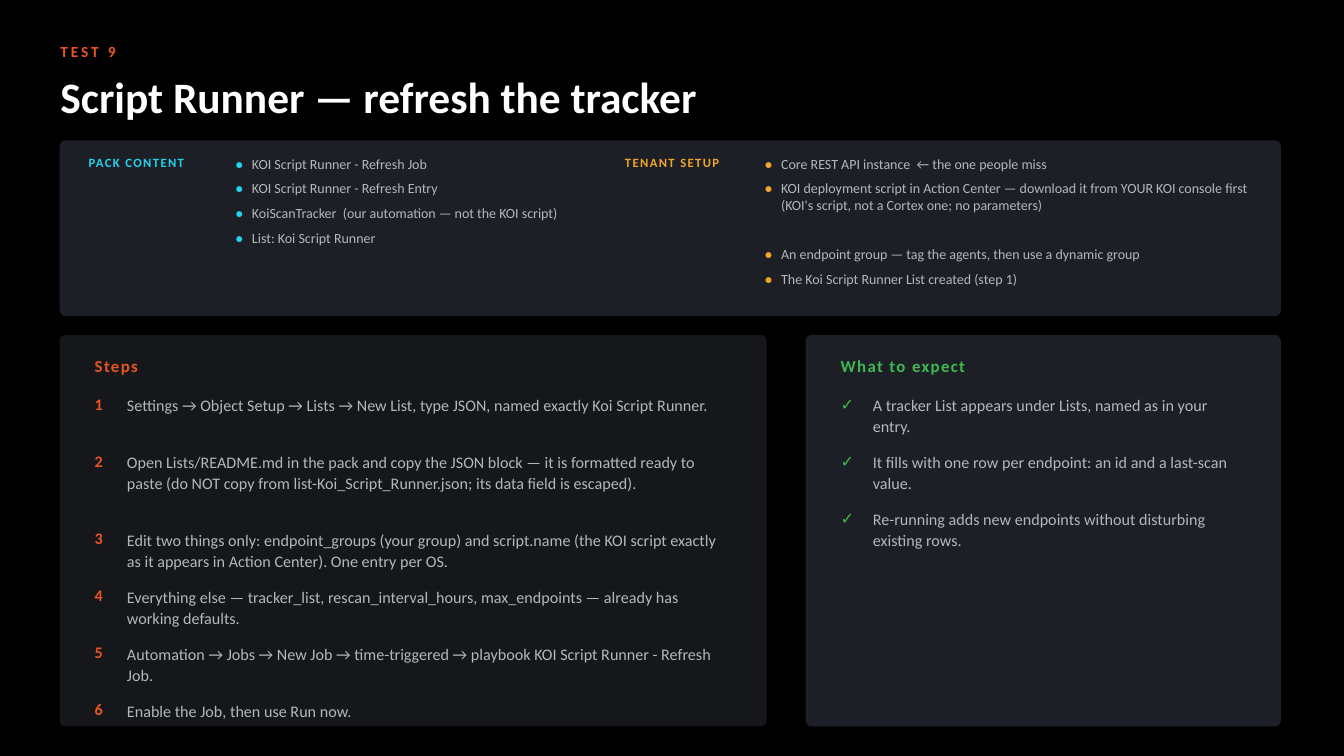
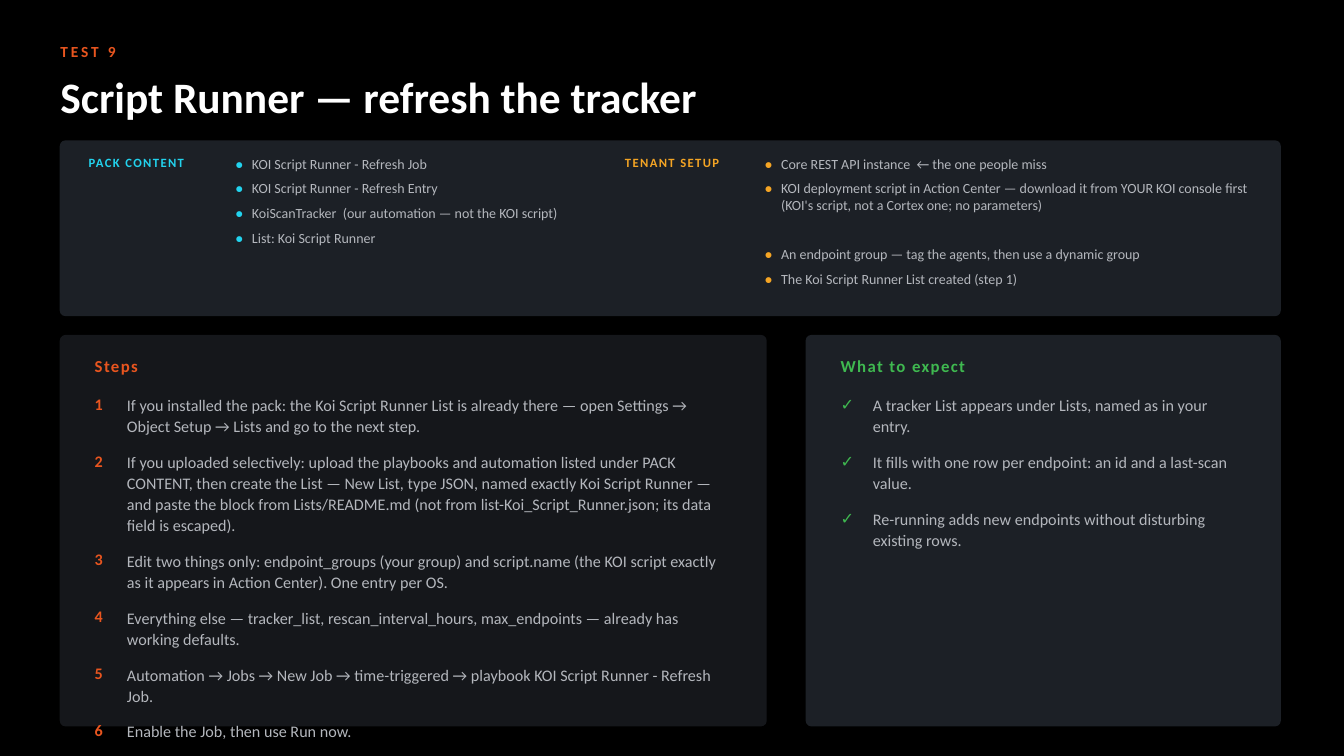
Before and after one commit to ayman-m/koi-xsiam-pack, a slide deck: slide 15 of docs/KOI_Content_Pack_Test_Guide.pptx. Drawn at 1344x756 pixels with LibreOffice and Linux fonts; fonts in the diff are those of the drawing. Boxes give left, top, right and bottom in pixels: in the first picture for what was removed or moved away, otherwise in the second. Text is boxed around its words. In the diff, an @@ line names an element or a change of style, - is before the commit and + after.

```diff
--- a/docs/KOI_Content_Pack_Test_Guide.pptx
+++ b/docs/KOI_Content_Pack_Test_Guide.pptx
@@ text at bbox=[127, 400, 668, 435]: text changed @@
-Settings → Object Setup → Lists → New List, type JSON, named exactly Koi Script Runner.
+If you installed the pack: the Koi Script Runner List is already there — open Settings → Object Setup → Lists and go to the next step.
@@ text at bbox=[127, 457, 711, 534]: text changed @@
-Open Lists/README.md in the pack and copy the JSON block — it is formatted ready to paste (do NOT copy from list-Koi_Script_Runner.json; its data field is escaped).
+If you uploaded selectively: upload the playbooks and automation listed under PACK CONTENT, then create the List — New List, type JSON, named exactly Koi Script Runner — and paste the block from Lists/README.md (not from list-Koi_Script_Runner.json; its data field is escaped).
@@ 8 texts: place and size @@
-8 texts at bbox=[95, 533, 715, 719]
+8 texts at bbox=[95, 554, 715, 739]
```
Also in this commit, not shown: 1 other slide changed, 2 other files.
